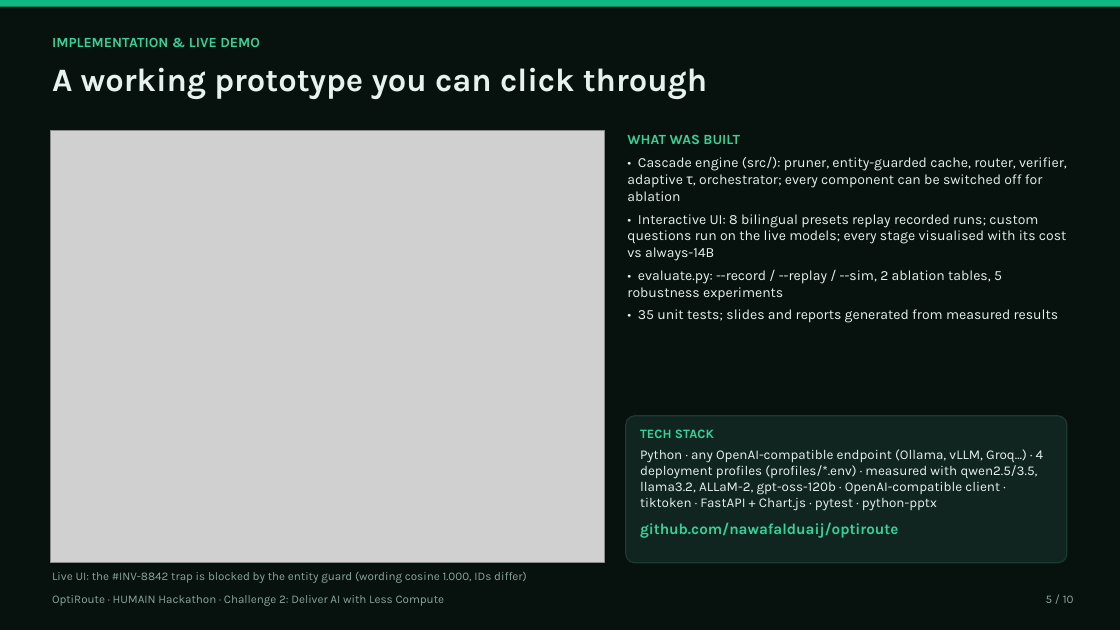
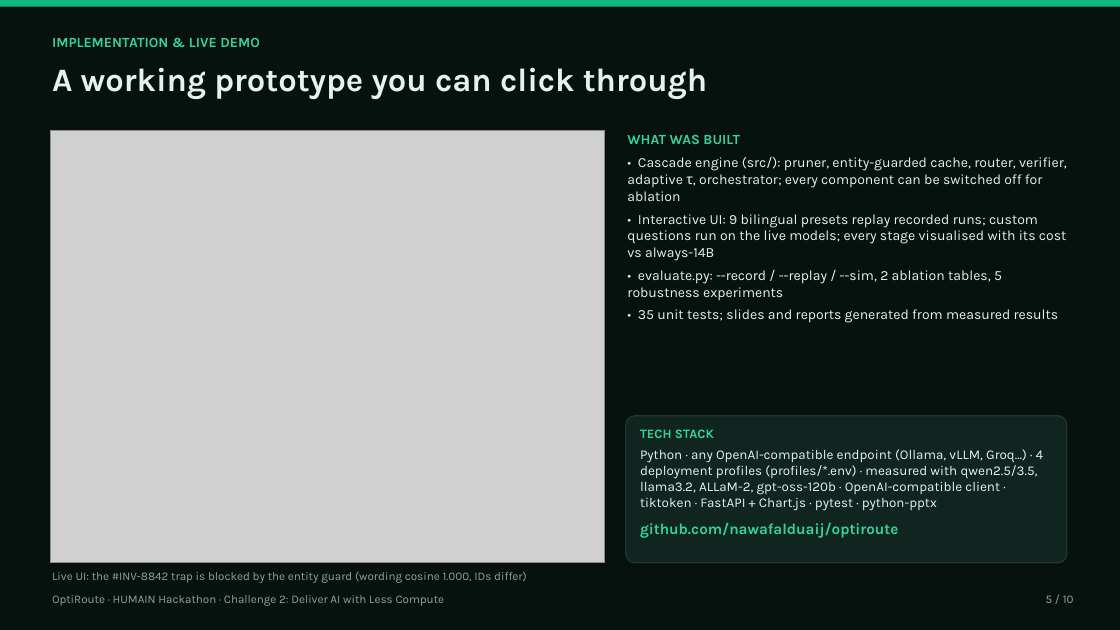
Before and after one commit to nawafalduaij/optiroute, a slide deck: slide 5 of deliverables/OptiRoute_Presentation.pptx. Drawn at 1120x630 pixels with LibreOffice and Linux fonts; fonts in the diff are those of the drawing; grey boxes stand for pictures. Boxes give left, top, right and bottom in pixels: in the first picture for what was removed or moved away, otherwise in the second. Text is boxed around its words. In the diff, an @@ line names an element or a change of style, - is before the commit and + after.

Commit message:
Add CI with replay reproducibility check, Arabic multi-hop demo preset, deck fixes

```diff
--- a/deliverables/OptiRoute_Presentation.pptx
+++ b/deliverables/OptiRoute_Presentation.pptx
@@ text at (627,214,1066,261): text changed @@
-• Interactive UI: 8 bilingual presets replay recorded runs; custom questions run on the live models; every stage visualised with its cost vs always-14B
+• Interactive UI: 9 bilingual presets replay recorded runs; custom questions run on the live models; every stage visualised with its cost vs always-14B
```
Also in this commit, not shown: 1 other slide changed, 8 other files.
